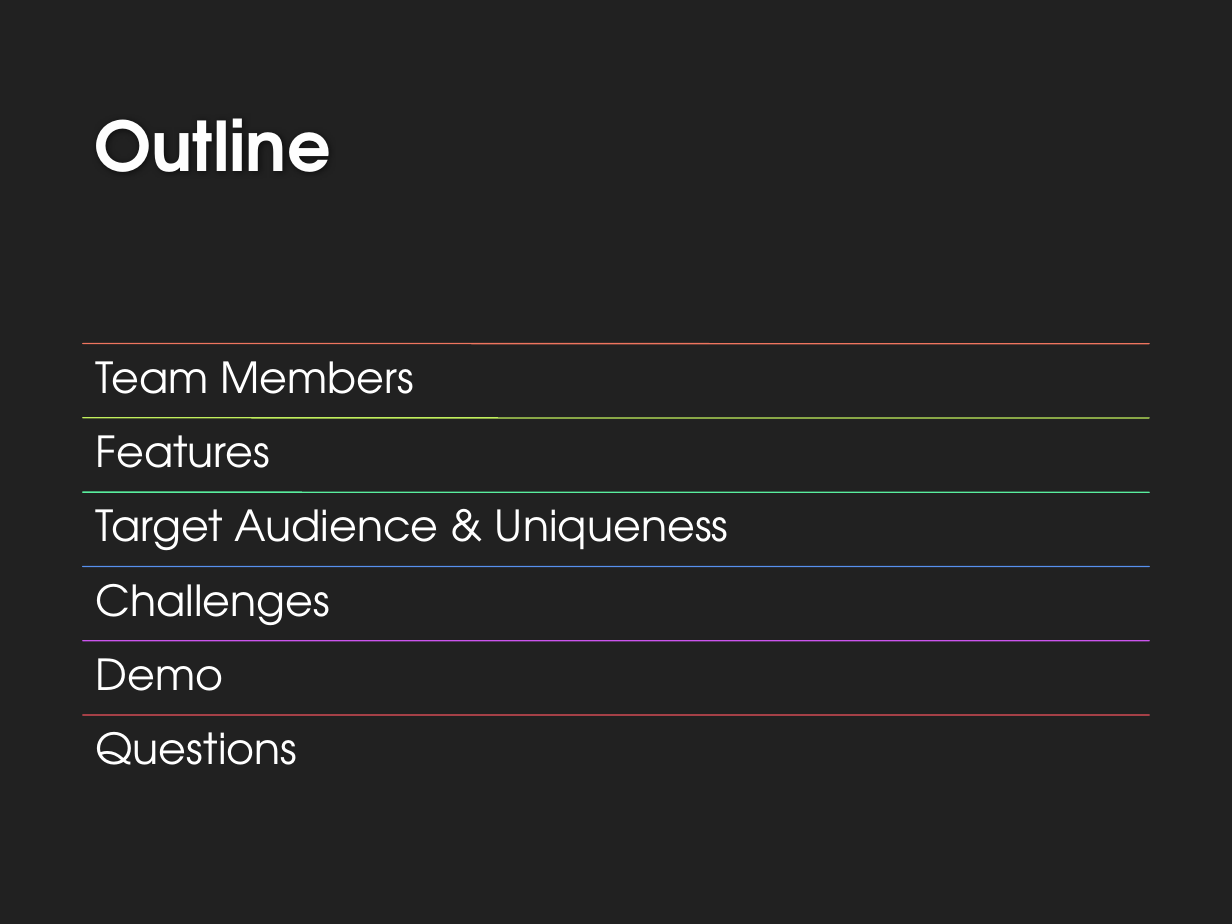
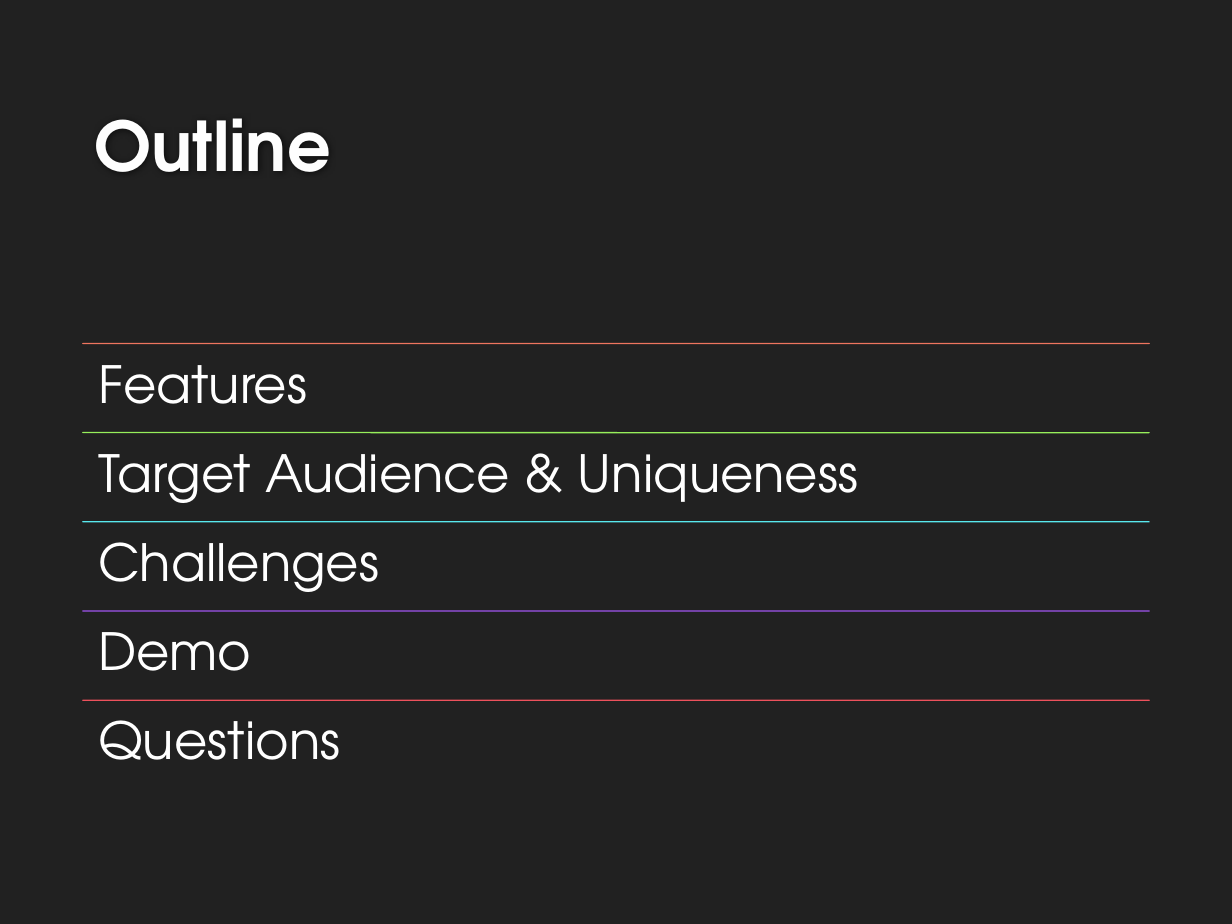
Before and after one commit to HarmanbirD/WaterQwiz, a slide deck: slide 2 of Wasted Water Quiz.pptx. Drawn at 1232x924 pixels with LibreOffice and Linux fonts; fonts in the diff are those of the drawing; background and template pictures are left out. Boxes give left, top, right and bottom in pixels: in the first picture for what was removed or moved away, otherwise in the second. Text is boxed around its words. In the diff, an @@ line names an element or a change of style, - is before the commit and + after.

```diff
--- a/Wasted Water Quiz.pptx
+++ b/Wasted Water Quiz.pptx
@@ size 25 to 30 pt; more space between paragraphs in 5 elements at (98, 720, 340, 760), (98, 632, 251, 671), (98, 542, 379, 592), (98, 454, 859, 503), (98, 365, 307, 404) @@
@@ text "Features": place and size @@
-text "Features" at (96, 435, 270, 468)
+text "Features" at (98, 365, 307, 404)
@@ text removed at (96, 361, 415, 394) @@
-Team Members
@@ text "Target Audience & Uniqueness": place and size @@
-text "Target Audience & Uniqueness" at (96, 509, 729, 550)
+text "Target Audience & Uniqueness" at (98, 454, 859, 503)
@@ line moved from (83, 418) - (1149, 418) to (83, 432) - (1149, 432) @@
@@ line (83, 432) - (1149, 432): stroke #C1EF5C 0.75 pt to #97EF5B 0.75 pt @@
@@ text "Challenges": place and size @@
-text "Challenges" at (96, 584, 330, 625)
+text "Challenges" at (98, 542, 379, 592)
@@ line moved from (83, 492) - (1149, 492) to (83, 522) - (1149, 522) @@
@@ line (83, 522) - (1149, 522): stroke #59EE9E 0.75 pt to #58E8EE 0.75 pt @@
@@ line removed from (83, 567) to (1149, 567) @@
@@ text "Demo": place and size @@
-text "Demo" at (96, 658, 224, 691)
+text "Demo" at (98, 632, 251, 671)
@@ line moved from (83, 641) - (1149, 641) to (83, 611) - (1149, 611) @@
@@ line (83, 611) - (1149, 611): stroke #CB54ED 0.75 pt to #9F54EE 0.75 pt @@
@@ text "Questions": place and size @@
-text "Questions" at (96, 732, 298, 765)
+text "Questions" at (98, 720, 340, 760)
@@ line moved from (83, 715) - (1149, 715) to (83, 700) - (1149, 700) @@
```
Also in this commit, not shown: 1 slide removed, 1 other file.
